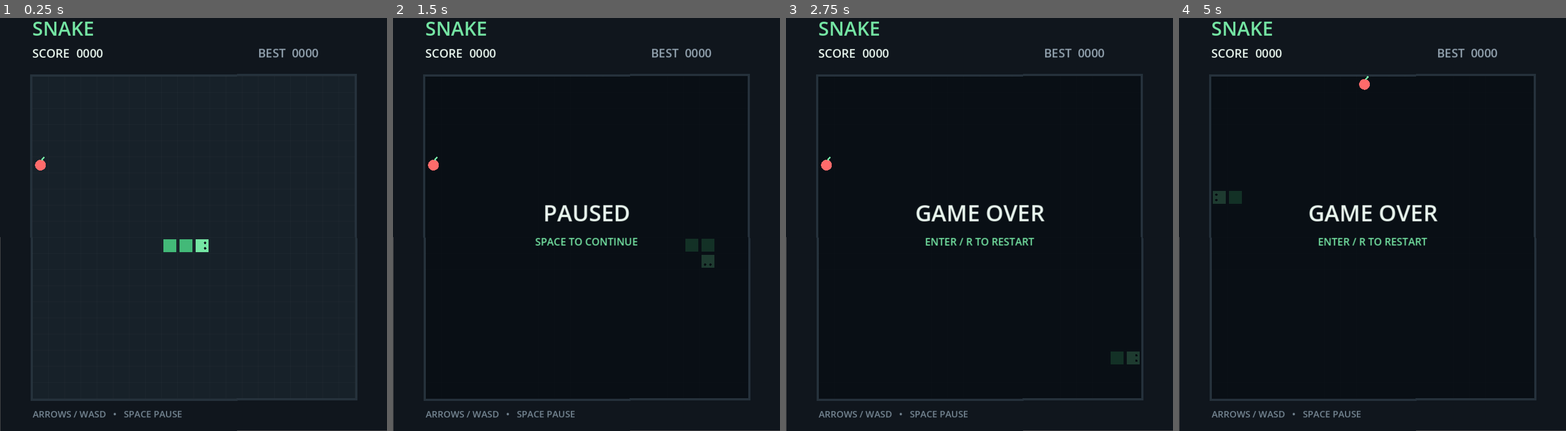
Above: before the commit, frames 1-4 (left to right).
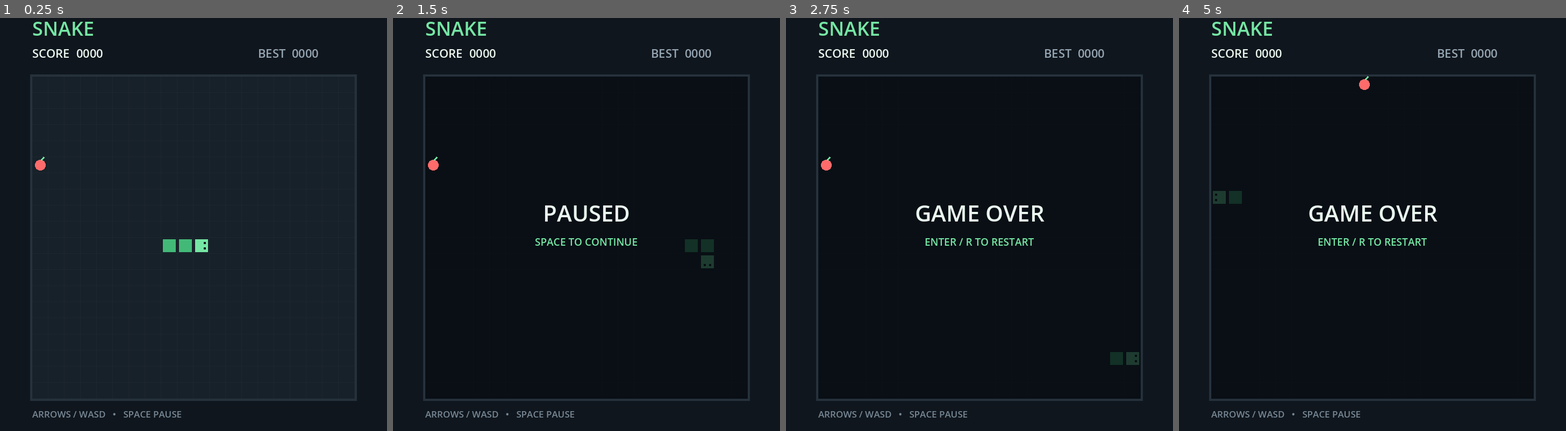
Above: after the commit, the same moments.

Repository: 1iuke/snake
Game: Godot game, scene res://main.tscn
The game is run twice, just before and just after one commit, with the same random seed, the same clock (stepped at 60 frames per second) and the same inputs.
Inputs:
- Up to frame 1 (0.25 s): no input
- Up to frame 2 (1.5 s): tap Enter at 0.5 s; hold Right 0.53-1.28 s; tap M at 0.6 s; tap Space at 0.77, 1.25 s; hold Down from 1.28 s (still down); tap P at 1.35 s
- Up to frame 3 (2.75 s): tap Space at 1.52 s; release Down at 2.03 s; hold Right from 2.03 s (still down); tap Enter at 2.1 s
- Up to frame 4 (5 s): tap Enter at 2.75, 4.25 s; release Right at 2.78 s; hold Up 2.78-3.53 s; tap Keypad Enter at 2.85 s; tap Space at 3.02, 3.5, 3.77, 4.52 s; hold Left from 3.53 s (still down); tap R at 3.6 s; tap M at 4.35 s

The runs differ from the first frame. In frame 1, 0.7% of the frame differs, in the area x 0-100%, y 0-100%; in frame 2, 1.3%; in frame 3, 1.4%; in frame 4, 1.4%.

Commit message:
lesson4： 补充

Diff:
--- a/main.gd
+++ b/main.gd
@@ -16,8 +16,6 @@
 
 var score := 0
 var high_score := 0
-#var move_timer := 0.0
-#var move_interval := start_speed
 @onready var move_timer: Timer = $MoveTimer
 
 var game_over := false
@@ -79,9 +77,7 @@
 	direction = queued_direction
 	var new_head := snake[0] + direction
 	var ate_food := new_head == food
-	move_timer.wait_time = maxf(
-			MIN_SPEED,
-			start_speed - score * 0.0015)
+
 	if not ate_food:
 		snake.pop_back()
 	if is_outside_board(new_head) or new_head in snake:
@@ -92,7 +88,9 @@
 	if ate_food:
 		score += 10
 		high_score = maxi(high_score, score)
-
+		move_timer.wait_time = maxf(
+			MIN_SPEED,
+			start_speed - score * 0.0015)
 		spawn_food()
 	queue_redraw()
 
@@ -138,7 +136,6 @@
 	draw_rect(Rect2(Vector2.ZERO, Vector2(720, 800)), Color("10161d"))
 	draw_header()
 	draw_board()
-	#draw_food()
 	draw_snake()
 	draw_footer()
 	if paused or game_over:
--- a/main.tscn
+++ b/main.tscn
@@ -3,11 +3,9 @@
 [ext_resource type="Script" uid="uid://dkgqptcou4e1q" path="res://main.gd" id="1"]
 
 [node name="SnakeGame" type="Node2D" unique_id=2054477713]
-rotation = -0.0011362133
 script = ExtResource("1")
 start_speed = 0.08
 
 [node name="MoveTimer" type="Timer" parent="." unique_id=557227788]
-autostart = true
 
 [connection signal="timeout" from="MoveTimer" to="." method="_on_move_timer_timeout"]
